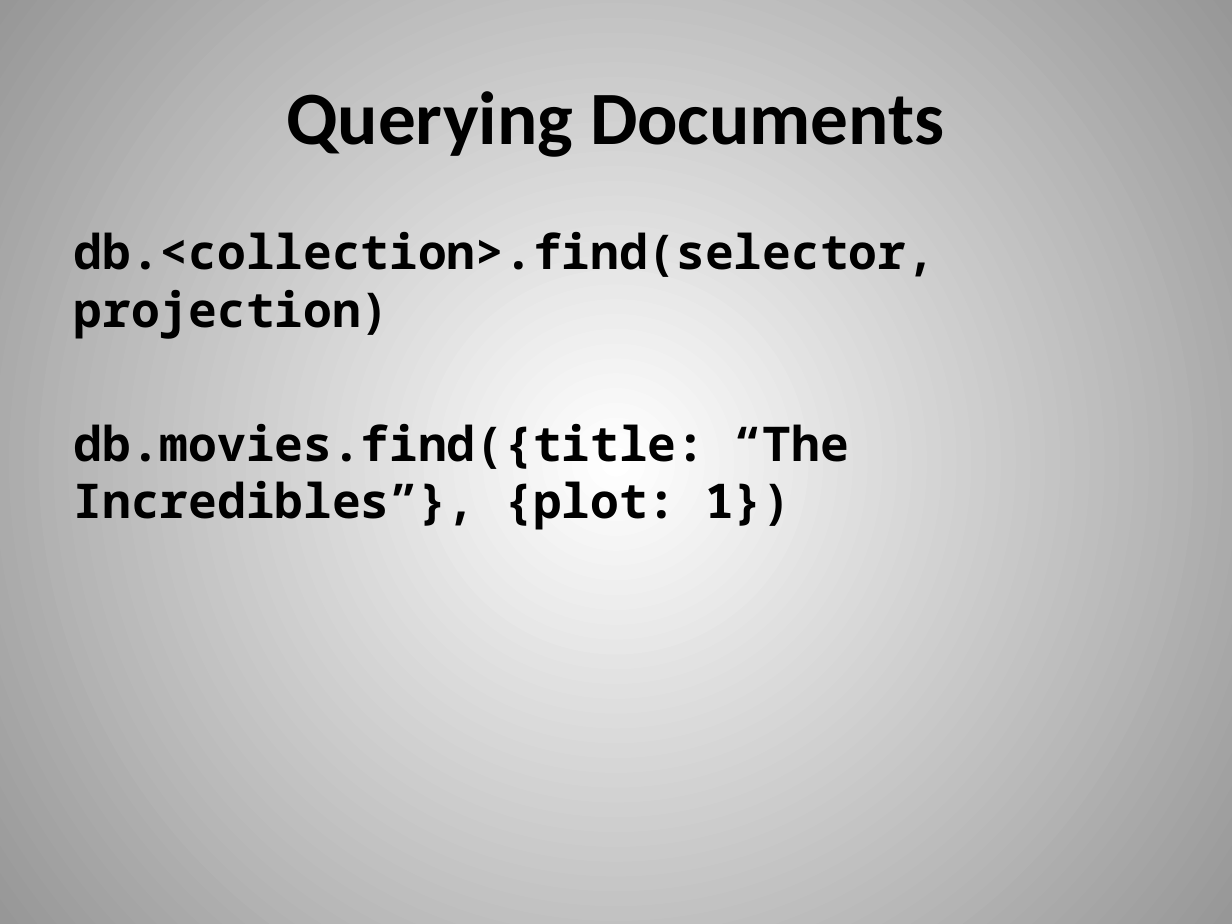
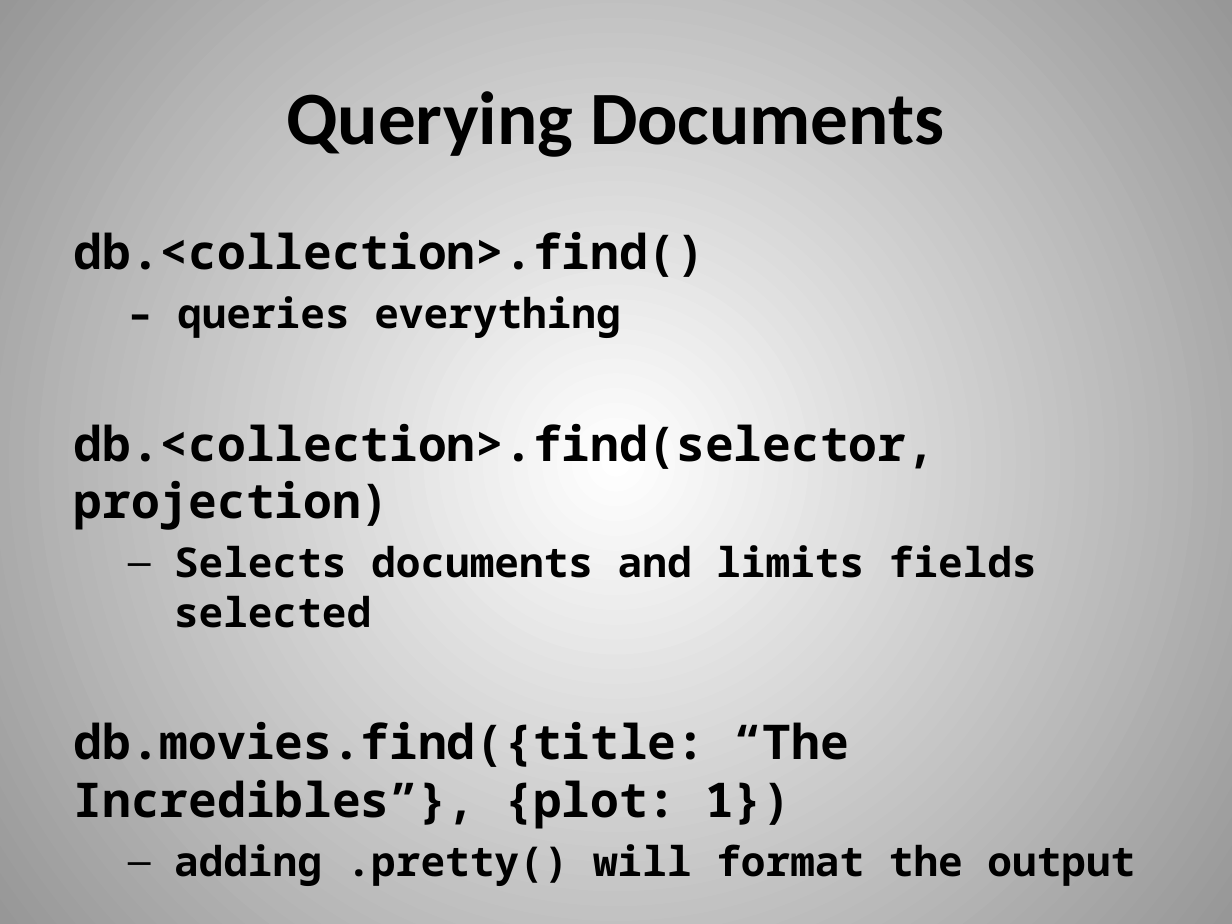
Before and after one commit to dvanvali/mongoDbPresentation, a slide deck: slide 12 of MongoDBChanges.pptx. Drawn at 1232x924 pixels with LibreOffice and Linux fonts; fonts in the diff are those of the drawing. Boxes give left, top, right and bottom in pixels: in the first picture for what was removed or moved away, otherwise in the second. Text is boxed around its words. In the diff, an @@ line names an element or a change of style, - is before the commit and + after.

```diff
--- a/MongoDBChanges.pptx
+++ b/MongoDBChanges.pptx
@@ text at (74,232,705,338): paragraphs added @@
+db.<collection>.find()
+  – queries everything
@@ text at (174,545,1037,628): paragraph added @@
+  – Selects documents and limits fields selected
@@ text at (174,844,1135,886): paragraph added @@
+  – adding .pretty() will format the output
```
Also in this commit, not shown: 11 other slides changed, 5 slides added, 1 slide removed, 1 other file.
